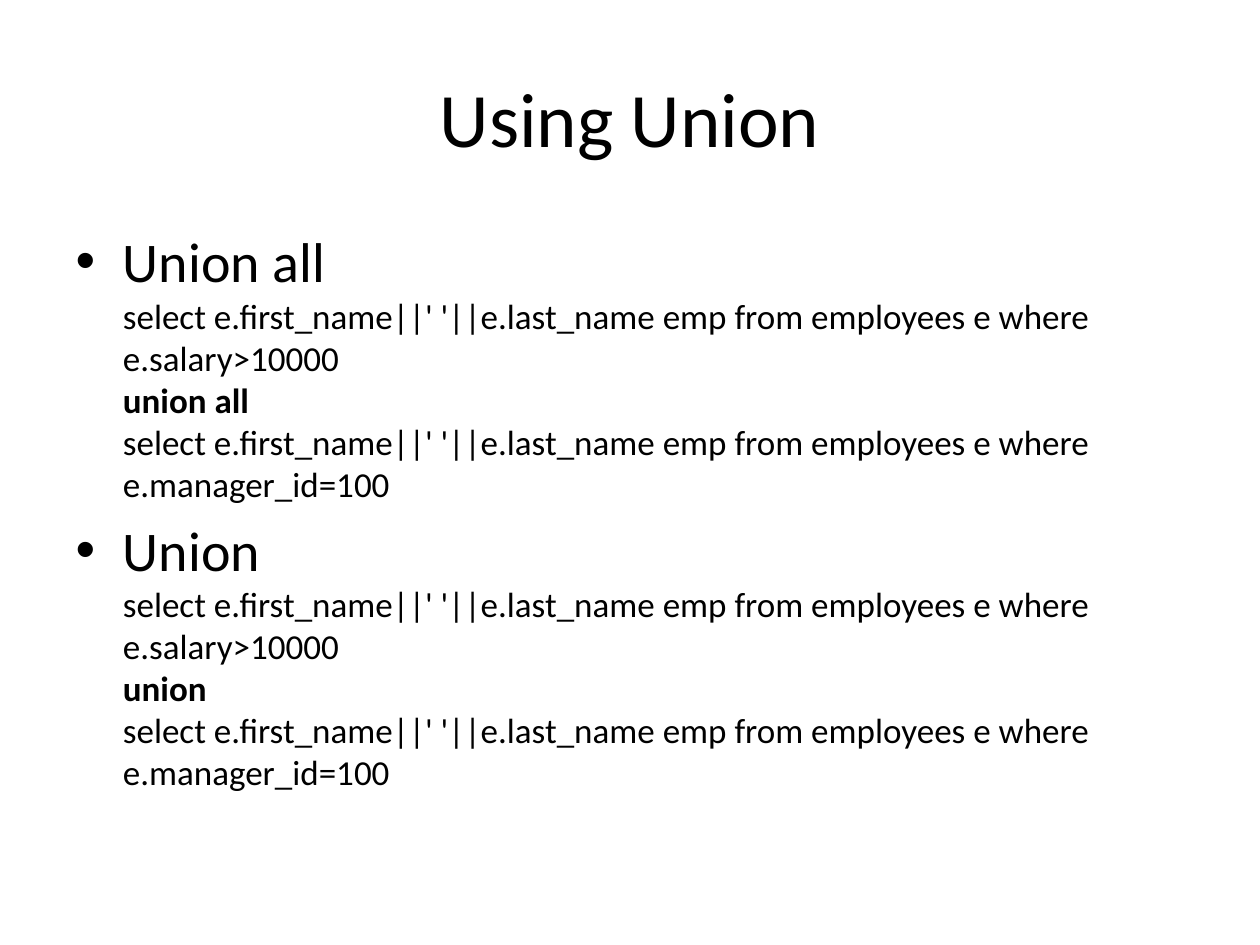
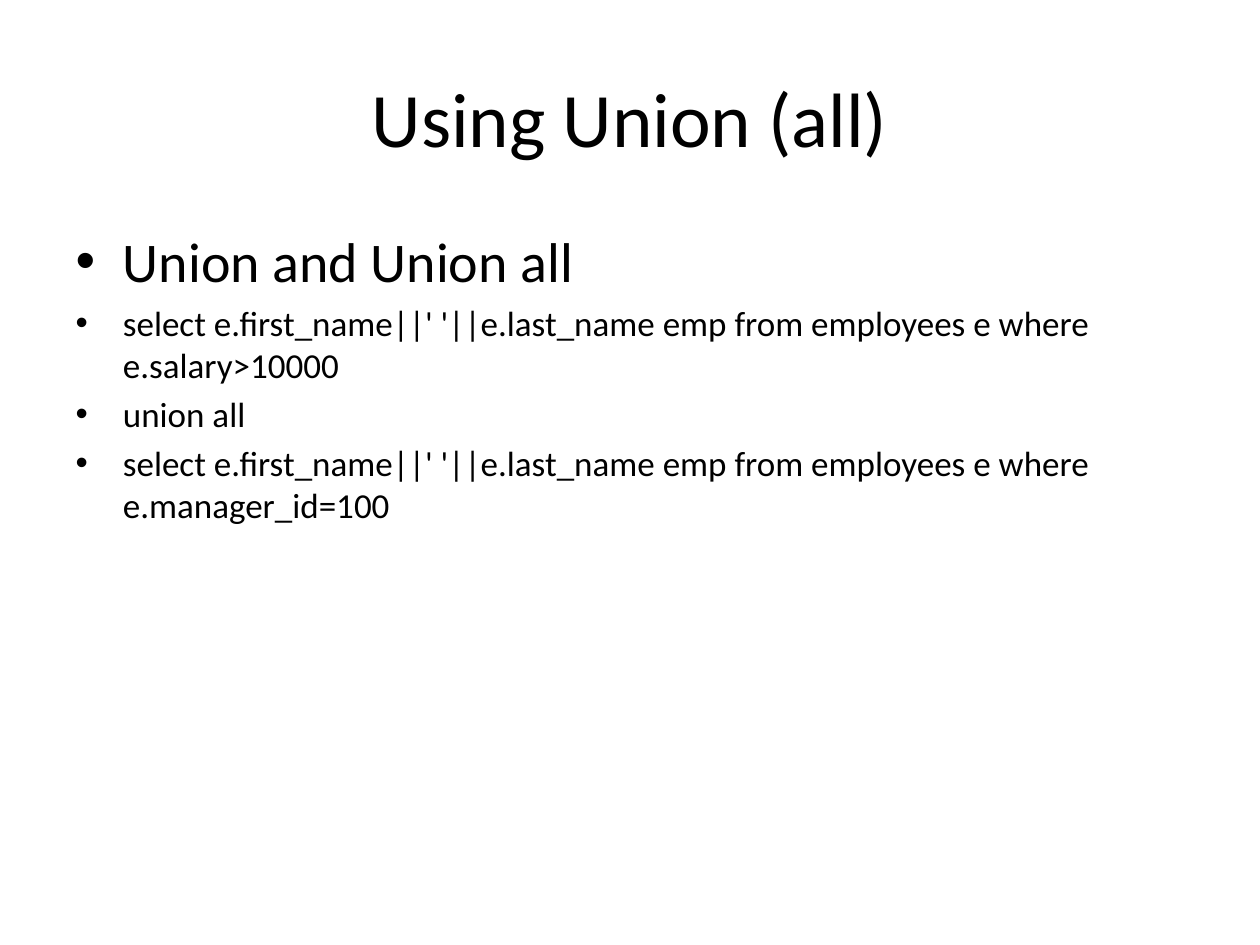
Before and after one commit to vmorev/SQL_lectures, a slide deck: slide 14 of L1 Database Introduction.pptx. Drawn at 1260x945 pixels with LibreOffice and Linux fonts; fonts in the diff are those of the drawing. Boxes give left, top, right and bottom in pixels: in the first picture for what was removed or moved away, otherwise in the second. Text is boxed around its words. In the diff, an @@ line names an element or a change of style, - is before the commit and + after.

Commit message:
Prepared for first reading :)

```diff
--- a/L1 Database Introduction.pptx
+++ b/L1 Database Introduction.pptx
@@ title at <box>372,91,888,161</box>: text changed @@
-Using Union
+Using Union (all)
@@ text at <box>123,243,1089,524</box>: text changed @@
-• Union all
-  select e.first_name||' '||e.last_name emp from employees e where e.salary>10000
-  union all
-  select e.first_name||' '||e.last_name emp from employees e where e.manager_id=100
-• Union
-  select e.first_name||' '||e.last_name emp from employees e where e.salary>10000
-  union
-  select e.first_name||' '||e.last_name emp from employees e where e.manager_id=100
+• Union and Union all
+• select e.first_name||' '||e.last_name emp from employees e where e.salary>10000
+• union all
+• select e.first_name||' '||e.last_name emp from employees e where e.manager_id=100
```
Also in this commit, not shown: 4 other slides changed.
